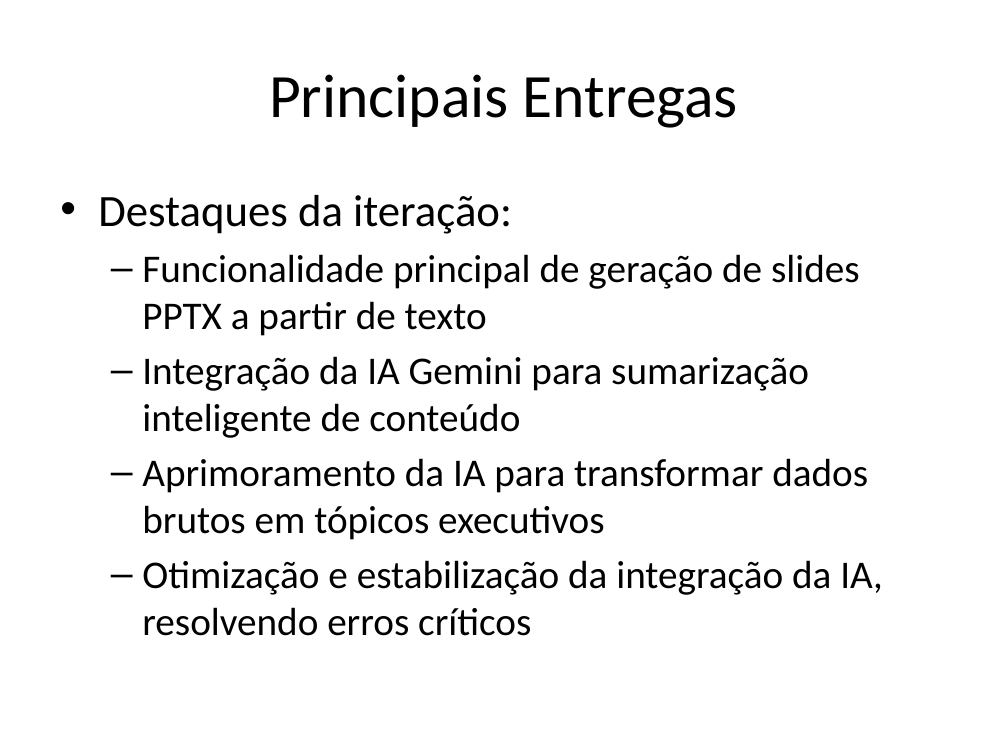
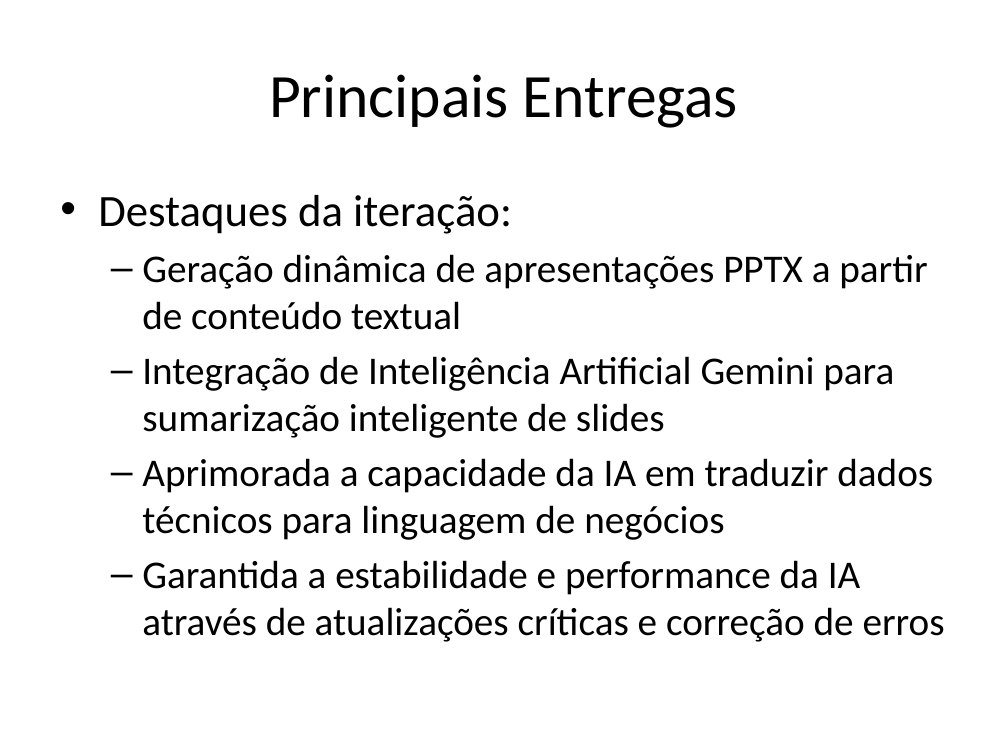
Before and after one commit to pehe1/M-dulo-4---Apresenta-es, a slide deck: slide 2 of Sprint_Review_Inteligente.pptx. Drawn at 1008x756 pixels with LibreOffice and Linux fonts; fonts in the diff are those of the drawing. Boxes give left, top, right and bottom in pixels: in the first picture for what was removed or moved away, otherwise in the second. Text is boxed around its words. In the diff, an @@ line names an element or a change of style, - is before the commit and + after.

```diff
--- a/Sprint_Review_Inteligente.pptx
+++ b/Sprint_Review_Inteligente.pptx
@@ text at (x1=142, y1=254, x2=945, y2=642): text changed @@
-  – Funcionalidade principal de geração de slides PPTX a partir de texto
-  – Integração da IA Gemini para sumarização inteligente de conteúdo
-  – Aprimoramento da IA para transformar dados brutos em tópicos executivos
-  – Otimização e estabilização da integração da IA, resolvendo erros críticos
+  – Geração dinâmica de apresentações PPTX a partir de conteúdo textual
+  – Integração de Inteligência Artificial Gemini para sumarização inteligente de slides
+  – Aprimorada a capacidade da IA em traduzir dados técnicos para linguagem de negócios
+  – Garantida a estabilidade e performance da IA através de atualizações críticas e correção de erros
```
